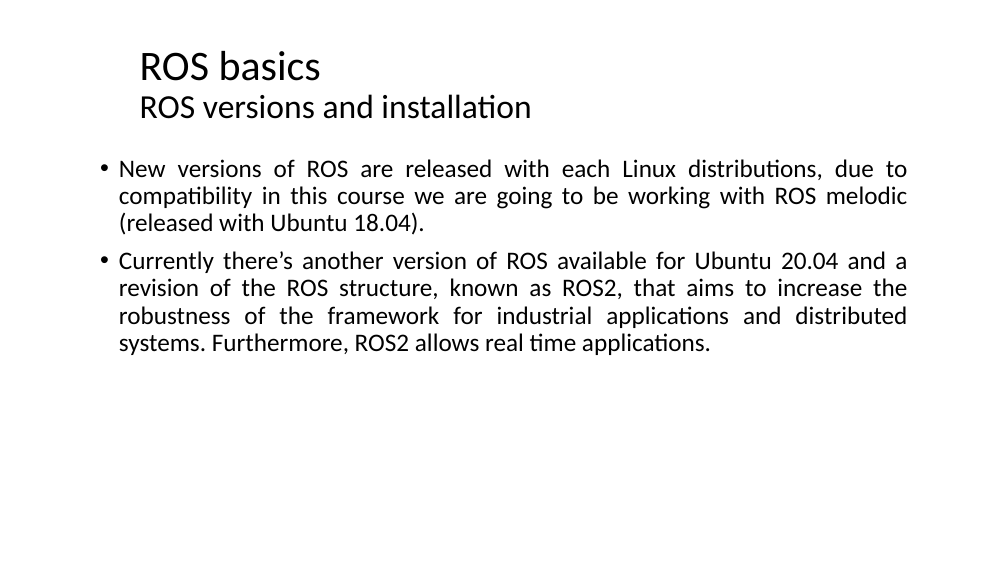
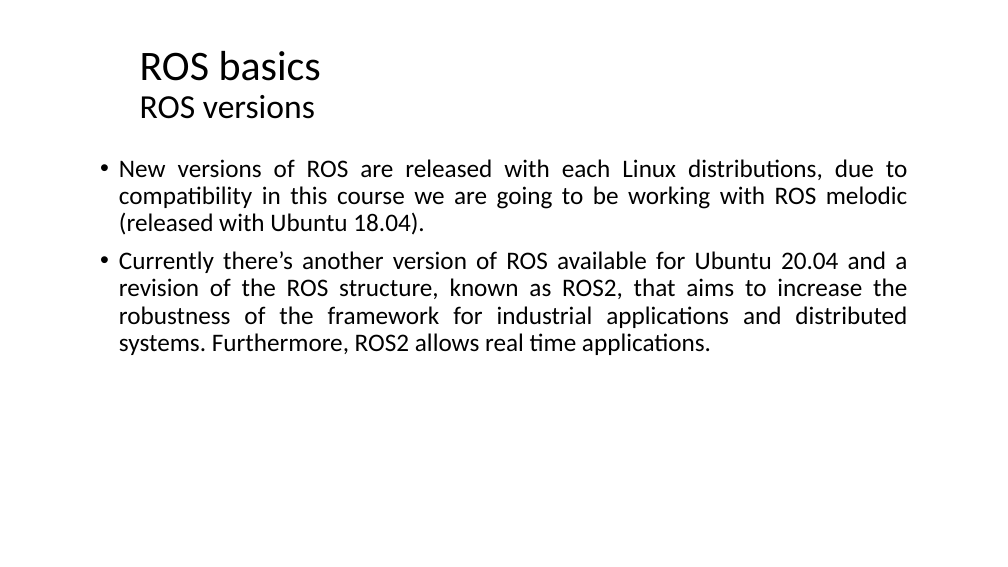
Before and after one commit to josefigarola/ManipulatorsFeb2022-Students, a slide deck: slide 5 of 17_02_2022/Introduction to ROS.pptx (slide 6 before the commit). Drawn at 1008x567 pixels with LibreOffice and Linux fonts; fonts in the diff are those of the drawing; background and template pictures are left out. Boxes give left, top, right and bottom in pixels: in the first picture for what was removed or moved away, otherwise in the second. Text is boxed around its words. In the diff, an @@ line names an element or a change of style, - is before the commit and + after.

```diff
--- a/17_02_2022/Introduction to ROS.pptx
+++ b/17_02_2022/Introduction to ROS.pptx
@@ title at box(140, 51, 321, 119): text changed @@
-ROS basics
-ROS versions and installation
+ROS basics
+ROS versions
```
Also in this commit, not shown: 1 other slide changed, 2 slides removed, 7 other files.
